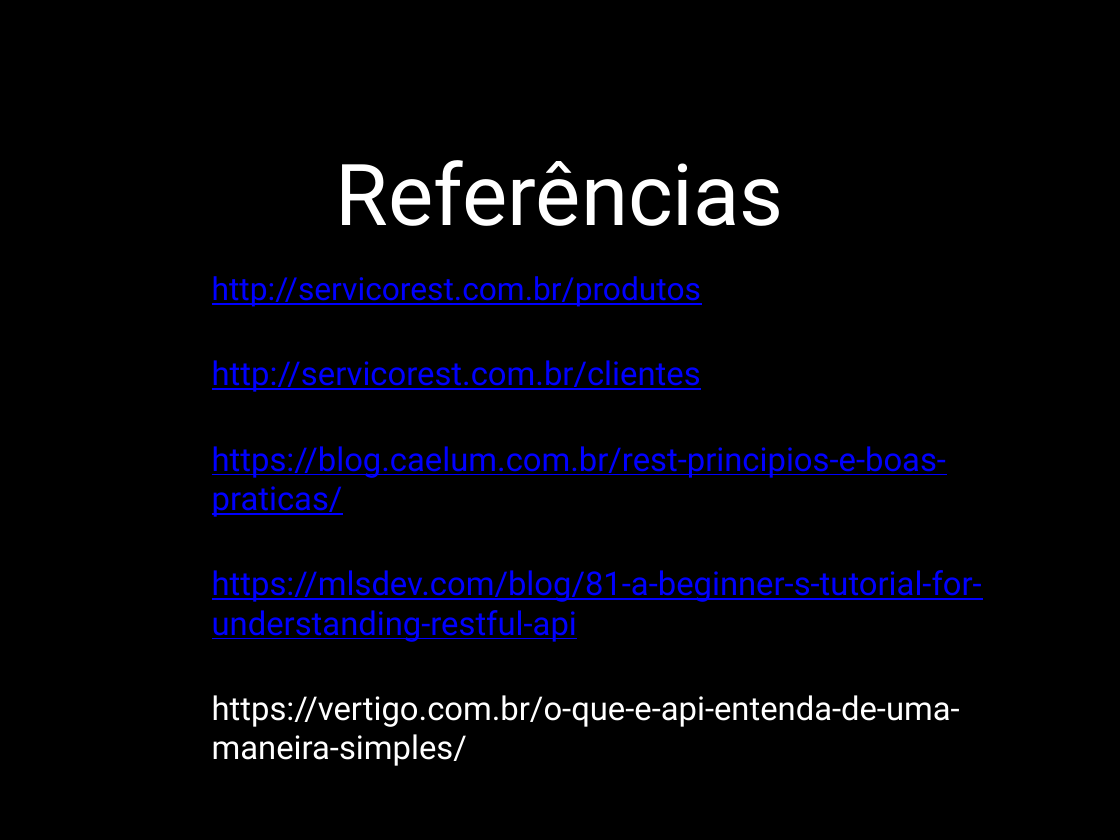
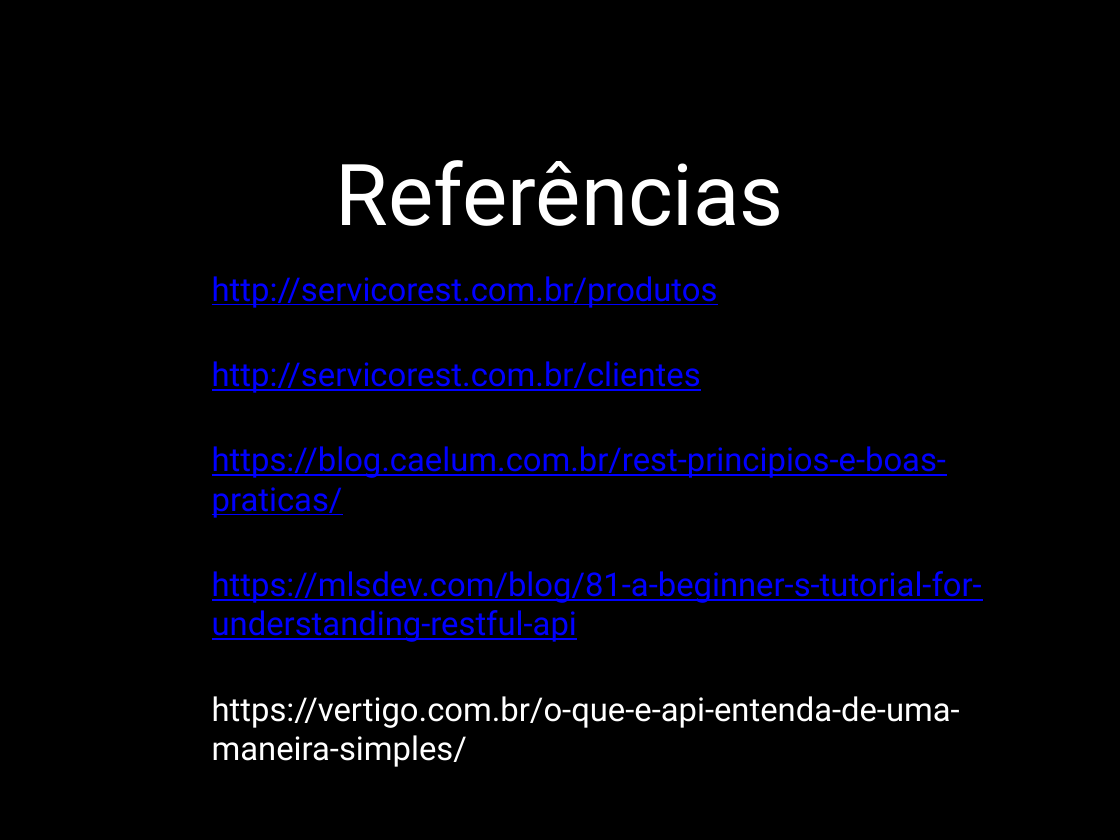
Before and after one commit to infocbra/restAPI-SUAP, a slide deck: slide 11 of presentation/API.pptx. Drawn at 1120x840 pixels with LibreOffice and Linux fonts; fonts in the diff are those of the drawing. Boxes give left, top, right and bottom in pixels: in the first picture for what was removed or moved away, otherwise in the second. Text is boxed around its words. In the diff, an @@ line names an element or a change of style, - is before the commit and + after.

```diff
--- a/presentation/API.pptx
+++ b/presentation/API.pptx
@@ text at (x1=212, y1=276, x2=982, y2=642): size 29 to 30 pt in "http://servicorest.com.br/produtos"; alignment justified to left @@
```
